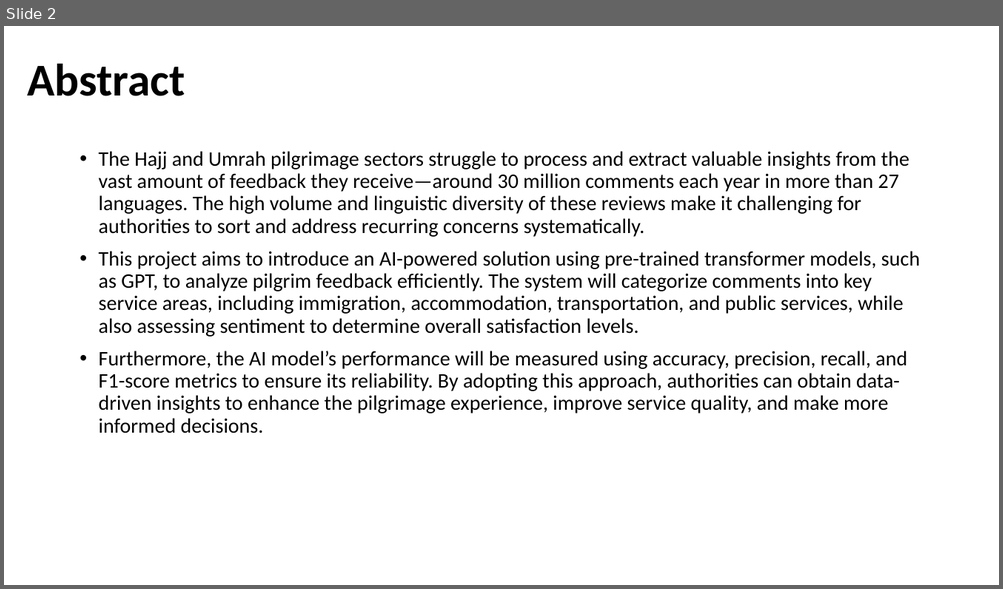
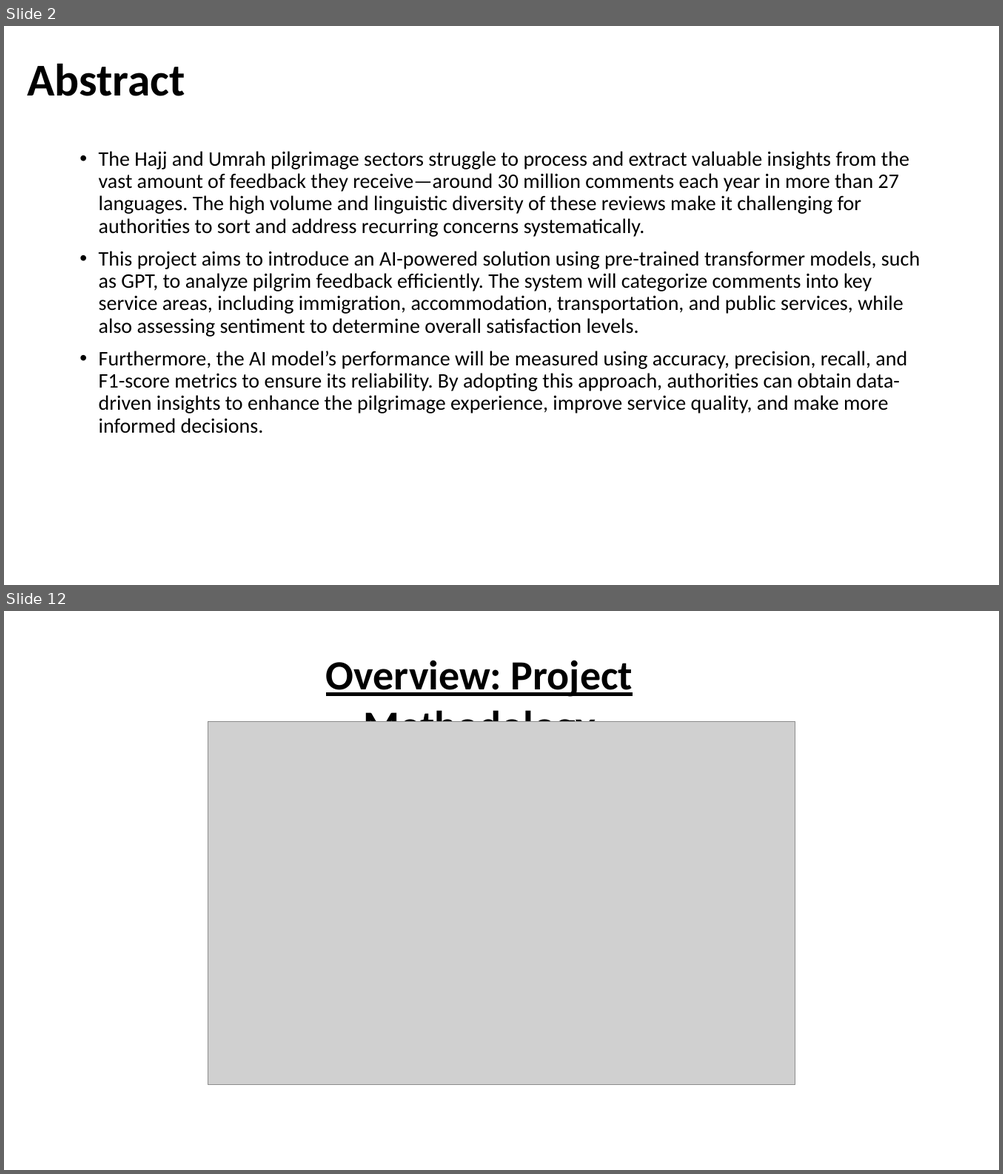
Before and after one commit to AllanDS-coder/pilgrim-sentiment-analysis, a slide deck: AI-Driven Analysis of Pilgrim Experiences Enhancing Hajj and Umrah Services Through Smart Data Insigh.pptx. Shown one above the other, each under a label of ours: slide 2 before the commit, slides 2 and 12 after it; the slides between them are not shown. The pictures are 1003x589 and 1003x1174 pixels, drawn with LibreOffice and Linux fonts; fonts in the diff are those of the drawing; grey boxes stand for pictures; background and template pictures are left out. Boxes give left, top, right and bottom in pixels: in the first picture for what was removed or moved away, otherwise in the second. Text is boxed around its words. In the diff, an @@ line names an element or a change of style, - is before the commit and + after.

```diff
--- a/AI-Driven Analysis of Pilgrim Experiences Enhancing Hajj and Umrah Services Through Smart Data Insigh.pptx
+++ b/AI-Driven Analysis of Pilgrim Experiences Enhancing Hajj and Umrah Services Through Smart Data Insigh.pptx
@@ slide 12 added at bbox=[4, 611, 999, 1170], background picture (left out) @@
@@ text added at bbox=[326, 660, 632, 722], 40 pt, text #000000, bold, underline @@
+Overview: Project Methodology
@@ picture added at bbox=[208, 721, 796, 1085] @@
@@ rectangle added at bbox=[426, 1004, 558, 1085], fill #FFFFFF, outline #FFFFFF 1 pt @@
```
Also in this commit, not shown: 12 slides changed, 37 other slides added, 3 slides removed, 1 other file.
